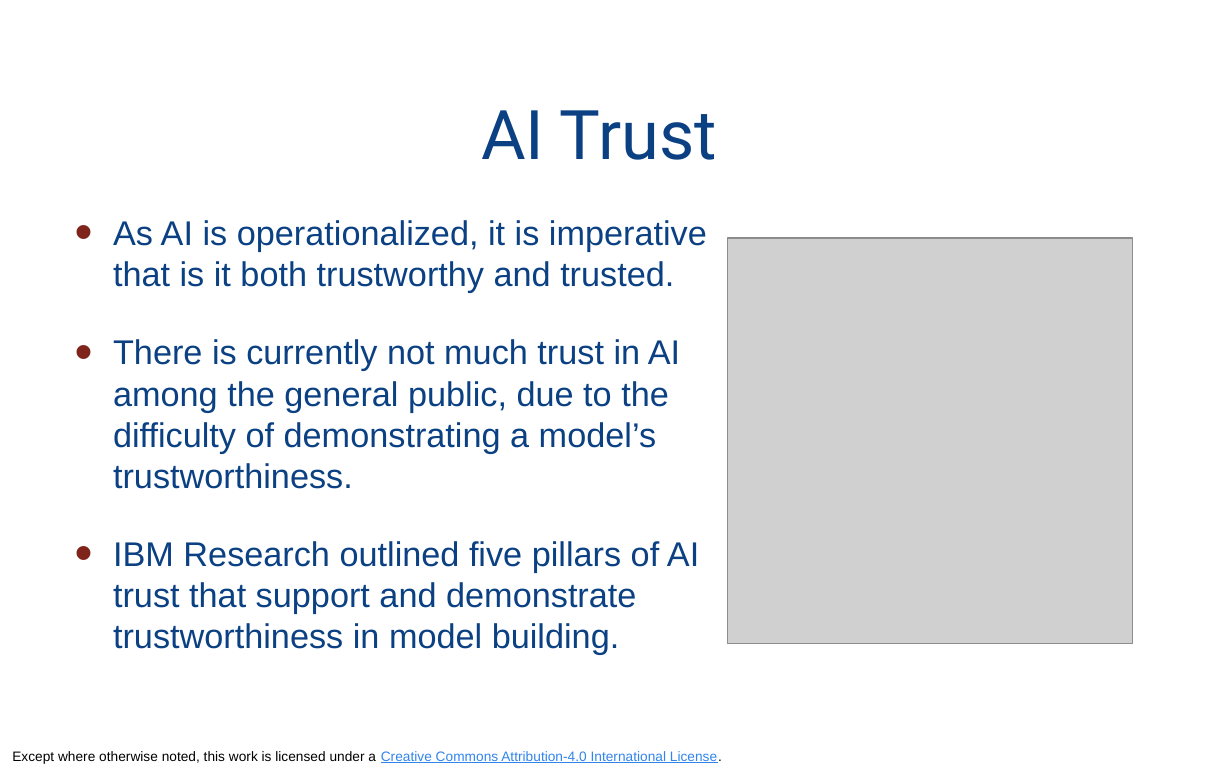
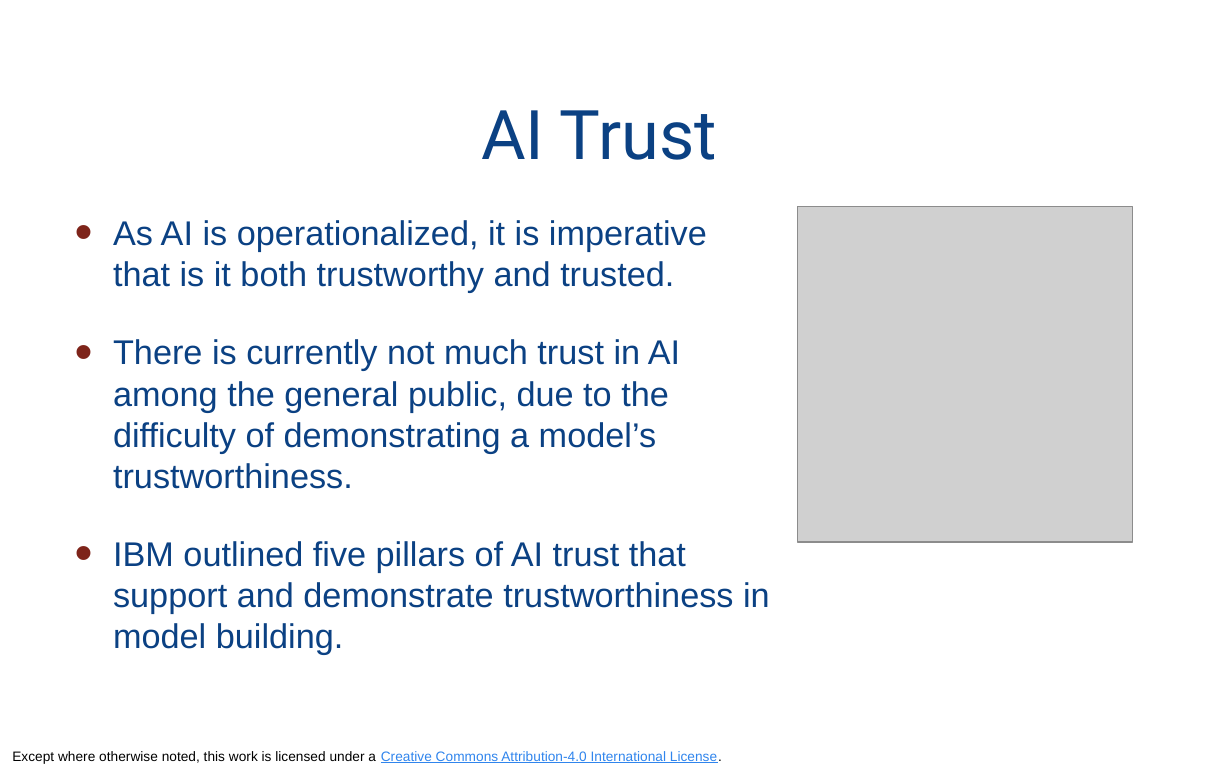
Before and after one commit to odpi/OpenDS4All, a slide deck: slide 7 of opends4all-resources/opends4all-ethics/AI-TRUST-Explainability-Aix360-intermediate.pptx. Drawn at 1232x770 pixels with LibreOffice and Linux fonts; fonts in the diff are those of the drawing; grey boxes stand for pictures. Boxes give left, top, right and bottom in pixels: in the first picture for what was removed or moved away, otherwise in the second. Text is boxed around its words. In the diff, an @@ line names an element or a change of style, - is before the commit and + after.

Commit message:
Updated Fairness and Explainability slide decks
Updated the AIF360 and AIX360 slide decks with updated 5 pillars of AI Trust

```diff
--- a/opends4all-resources/opends4all-ethics/AI-TRUST-Explainability-Aix360-intermediate.pptx
+++ b/opends4all-resources/opends4all-ethics/AI-TRUST-Explainability-Aix360-intermediate.pptx
@@ picture: place and size @@
-picture at <box>728,238,1133,643</box>
+picture at <box>797,207,1132,542</box>
@@ text at <box>113,541,770,655</box>: text changed @@
-• IBM Research outlined five pillars of AI trust that support and demonstrate trustworthiness in model building.
+• IBM outlined five pillars of AI trust that support and demonstrate trustworthiness in model building.
```
Also in this commit, not shown: 5 other slides changed, 2 slides added, 1 slide removed, 1 other file.
